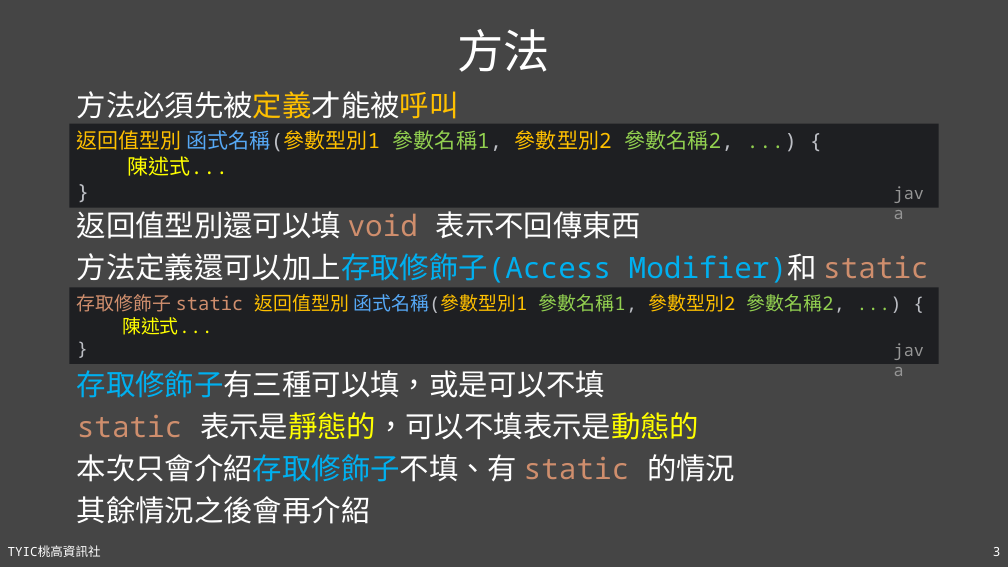
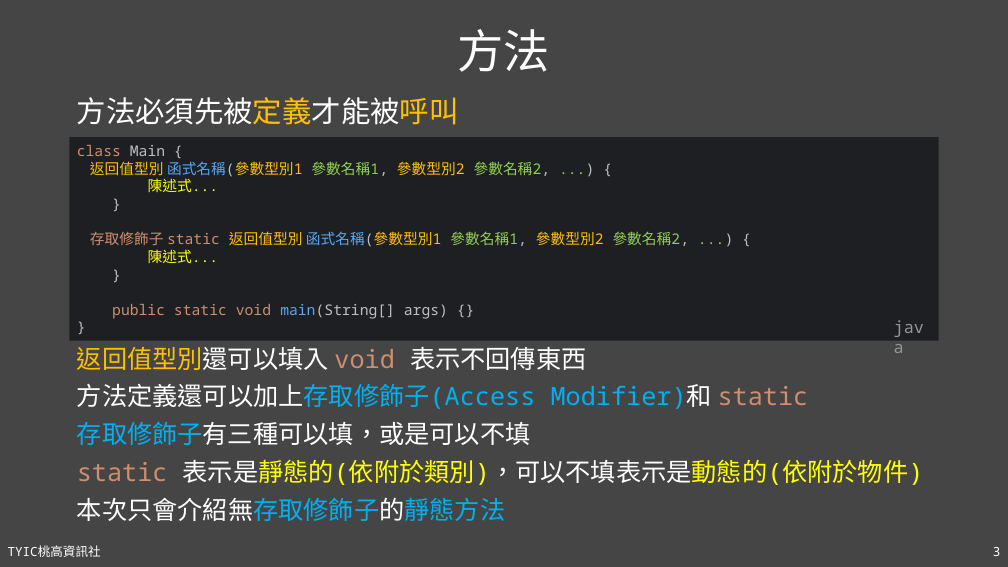
Before and after one commit to TYSHIC/slides, a slide deck: slide 3 of powerpoint/07_方法和全域變數.pptx. Drawn at 1008x567 pixels with LibreOffice and Linux fonts; fonts in the diff are those of the drawing. Boxes give left, top, right and bottom in pixels: in the first picture for what was removed or moved away, otherwise in the second. Text is boxed around its words. In the diff, an @@ line names an element or a change of style, - is before the commit and + after.

```diff
--- a/powerpoint/07_方法和全域變數.pptx
+++ b/powerpoint/07_方法和全域變數.pptx
@@ text "方法必須先被定義才能被呼叫": place and size @@
-text "方法必須先被定義才能被呼叫" at [77, 91, 459, 119]
+text "方法必須先被定義才能被呼叫" at [77, 97, 459, 125]
@@ rectangle "class Main {": place and size @@
-rectangle "class Main {" at [70, 287, 939, 364]
+rectangle "class Main {" at [70, 137, 939, 340]
@@ rectangle removed at [70, 124, 939, 208] @@
-返回值型別 函式名稱(參數型別1 參數名稱1, 參數型別2 參數名稱2, ...) {
-陳述式...
-}
@@ text in rectangle at [77, 145, 690, 319]: text changed; size 18 to 14 pt; text colour #FFC000 to #BCBEC4 @@
-存取修飾子 static 返回值型別 函式名稱(參數型別1 參數名稱1, 參數型別2 參數名稱2, ...) {
-陳述式...
-}
+class Main {
+返回值型別 函式名稱(參數型別1 參數名稱1, 參數型別2 參數名稱2, ...) {
+陳述式...
+}
+存取修飾子 static 返回值型別 函式名稱(參數型別1 參數名稱1, 參數型別2 參數名稱2, ...) {
+陳述式...
+}
+public static void main(String[] args) {}
+}
@@ text removed at [77, 211, 929, 283] @@
-返回值型別還可以填 void 表示不回傳東西
-方法定義還可以加上存取修飾子(Access Modifier)和 static
@@ text "java": place and size @@
-text "java" at [886, 179, 938, 207]
+text "java" at [886, 313, 938, 341]
@@ text "返回值型別還可以填入 void 表示不回傳東西": place and size @@
-text "返回值型別還可以填入 void 表示不回傳東西" at [77, 370, 735, 524]
+text "返回值型別還可以填入 void 表示不回傳東西" at [77, 347, 924, 521]
@@ text at [77, 347, 809, 409]: paragraphs added @@
+返回值型別還可以填入 void 表示不回傳東西
+方法定義還可以加上存取修飾子(Access Modifier)和 static
@@ text removed at [886, 336, 938, 364] @@
-java
@@ text at [77, 422, 531, 445]: size 28 to 24 pt in "存取修飾子有三種可以填，或是可以不填" @@
@@ text at [77, 460, 924, 521]: text changed; size 28 to 24 pt; text colour #FFFFFF to #FFFF00 @@
-static 表示是靜態的，可以不填表示是動態的
-本次只會介紹存取修飾子不填、有 static 的情況
-其餘情況之後會再介紹
+static 表示是靜態的(依附於類別)，可以不填表示是動態的(依附於物件)
+本次只會介紹無存取修飾子的靜態方法
```
Also in this commit, not shown: 3 other slides changed, 4 slides added, 10 other files.
